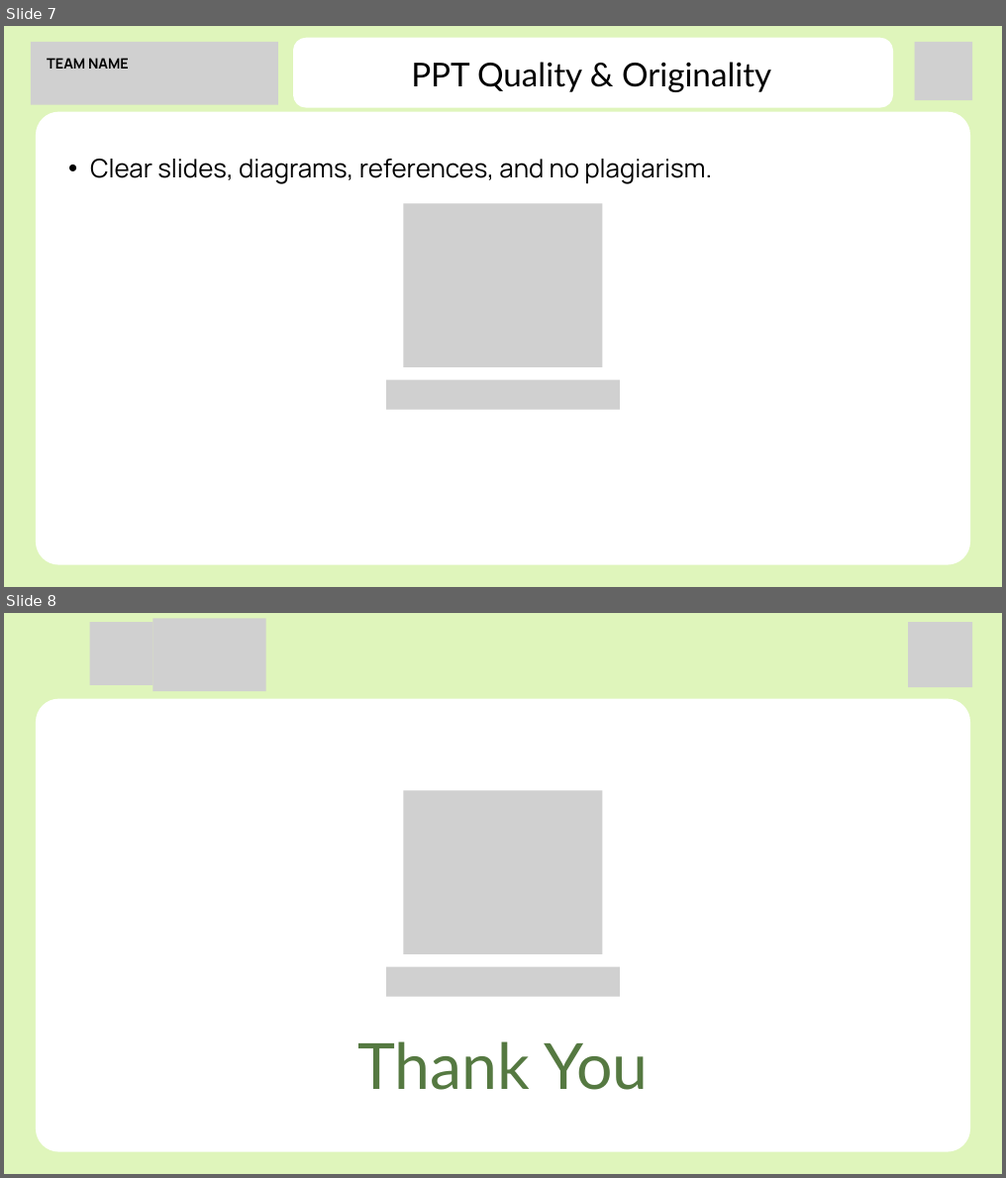
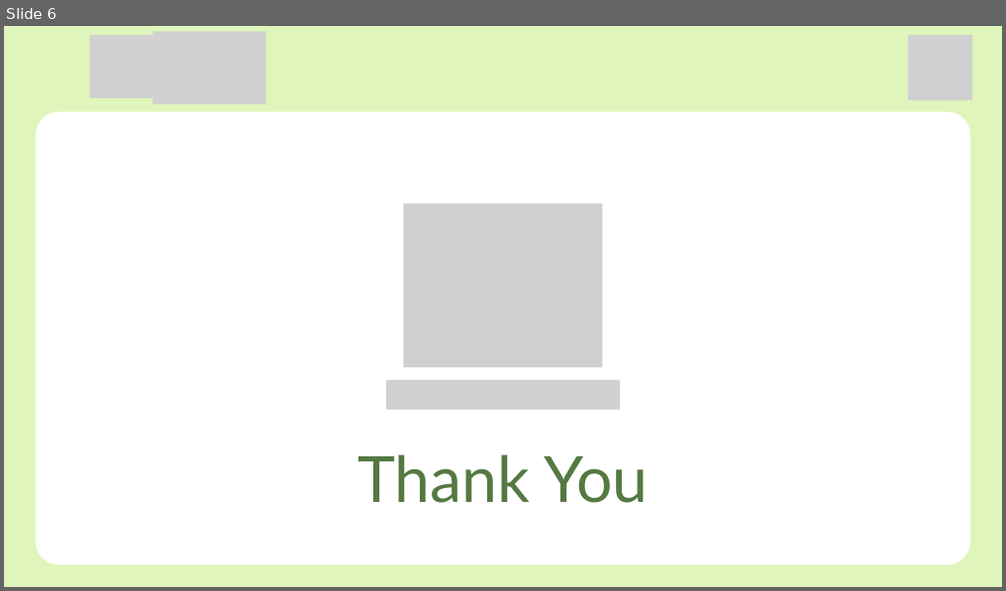
Before and after one commit to NikitaBhushanwar/SankalpBharat_2k26, a slide deck: public/PPT sankalp.pptx. Shown one above the other, each under a label of ours: slides 7 and 8 before the commit, slide 6 after it. The pictures are 1006x1178 and 1006x591 pixels, drawn with LibreOffice and Linux fonts; fonts in the diff are those of the drawing; grey boxes stand for pictures. Boxes give left, top, right and bottom in pixels: in the first picture for what was removed or moved away, otherwise in the second. Text is boxed around its words. In the diff, an @@ line names an element or a change of style, - is before the commit and + after.

```diff
--- a/public/PPT sankalp.pptx
+++ b/public/PPT sankalp.pptx
@@ slide 7 removed at <box>4,26,1002,587</box>, background #DFF5BB @@
@@ picture removed at <box>915,42,972,100</box> @@
@@ group removed at <box>31,38,893,108</box>: 2 texts, 1 picture, 1 freeform shape @@
-TEAM NAME
-PPT Quality & Originality
@@ freeform shape removed at <box>36,112,970,566</box> @@
@@ text removed at <box>90,159,712,184</box> @@
-  • Clear slides, diagrams, references, and no plagiarism.
@@ picture removed at <box>404,203,603,368</box> @@
@@ picture removed at <box>386,380,620,410</box> @@
@@ what was slide 8 is now slide 6 @@
```
Also in this commit, not shown: 4 slides changed, 1 slide added, 2 other slides removed, 10 other files.
